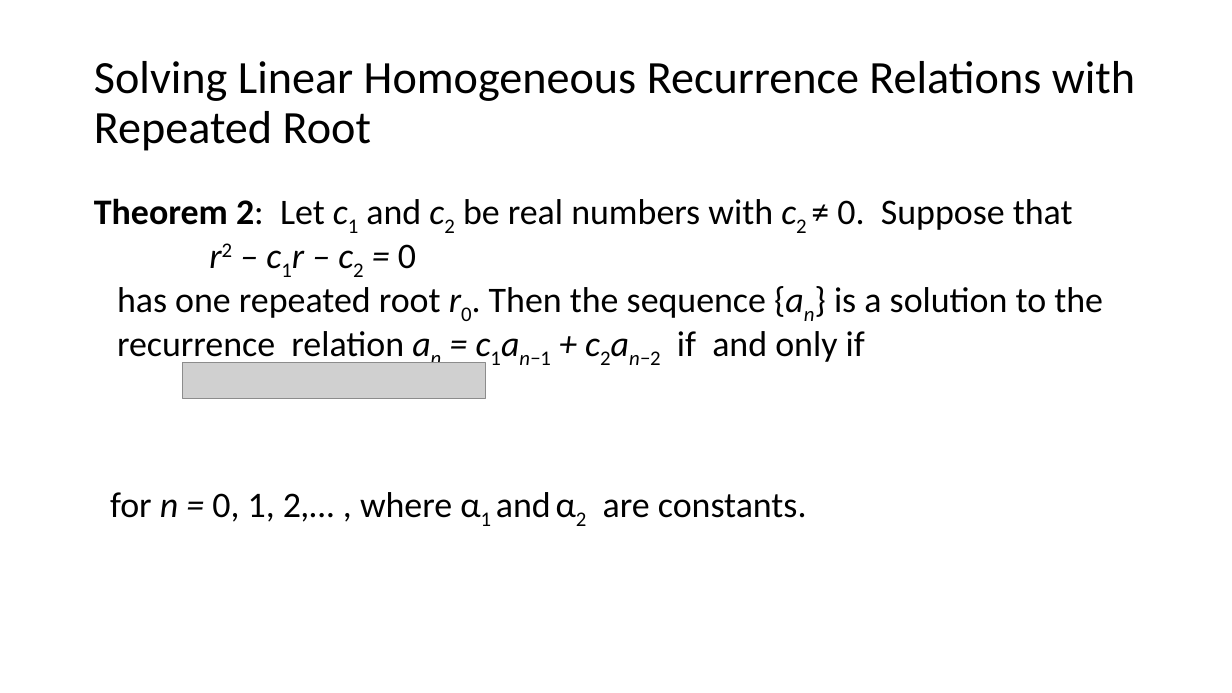
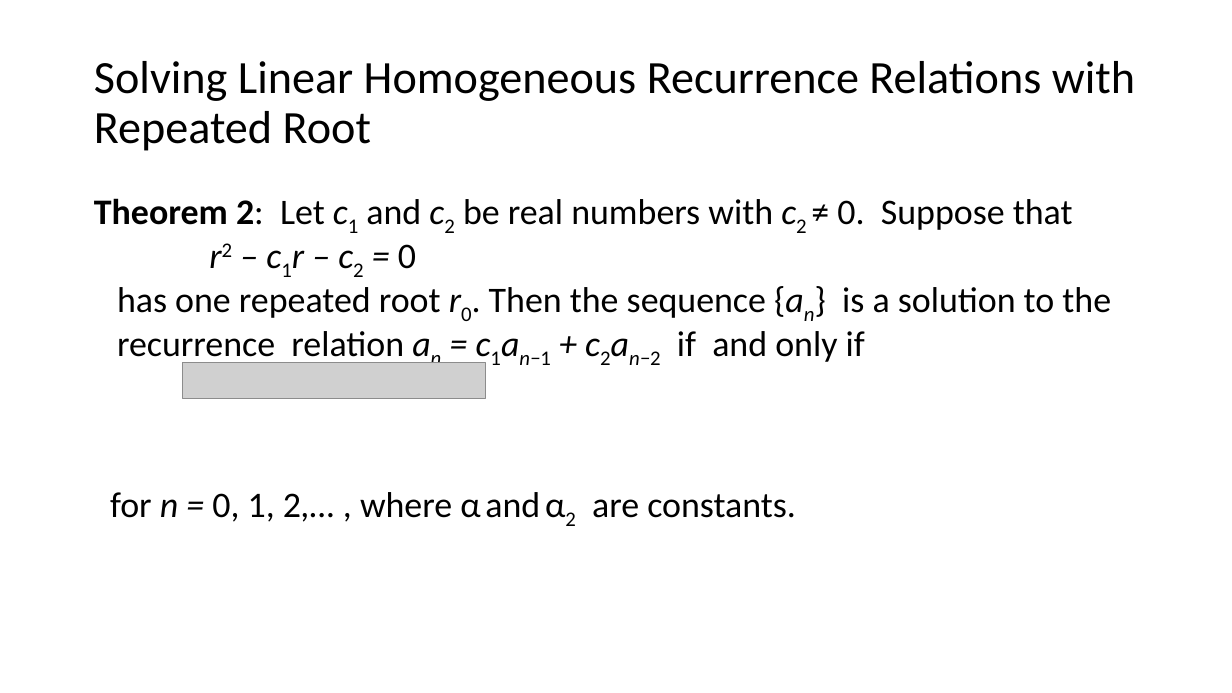
Before and after one commit to LSIR/AICC-I, a slide deck: slide 29 of Lectures/Week 11/11. Advanced Counting.pptx. Drawn at 1232x693 pixels with LibreOffice and Linux fonts; fonts in the diff are those of the drawing; grey boxes stand for pictures. Boxes give left, top, right and bottom in pixels: in the first picture for what was removed or moved away, otherwise in the second. Text is boxed around its words. In the diff, an @@ line names an element or a change of style, - is before the commit and + after.

```diff
--- a/Lectures/Week 11/11. Advanced Counting.pptx
+++ b/Lectures/Week 11/11. Advanced Counting.pptx
@@ text at [110,492,796,522]: text changed @@
-for n = 0, 1, 2,… , where α1 and α2 are constants.
+for n = 0, 1, 2,… , where α and α2 are constants.
```
Also in this commit, not shown: 9 other slides changed, 1 slide added, 7 slides removed, 1 other file.
